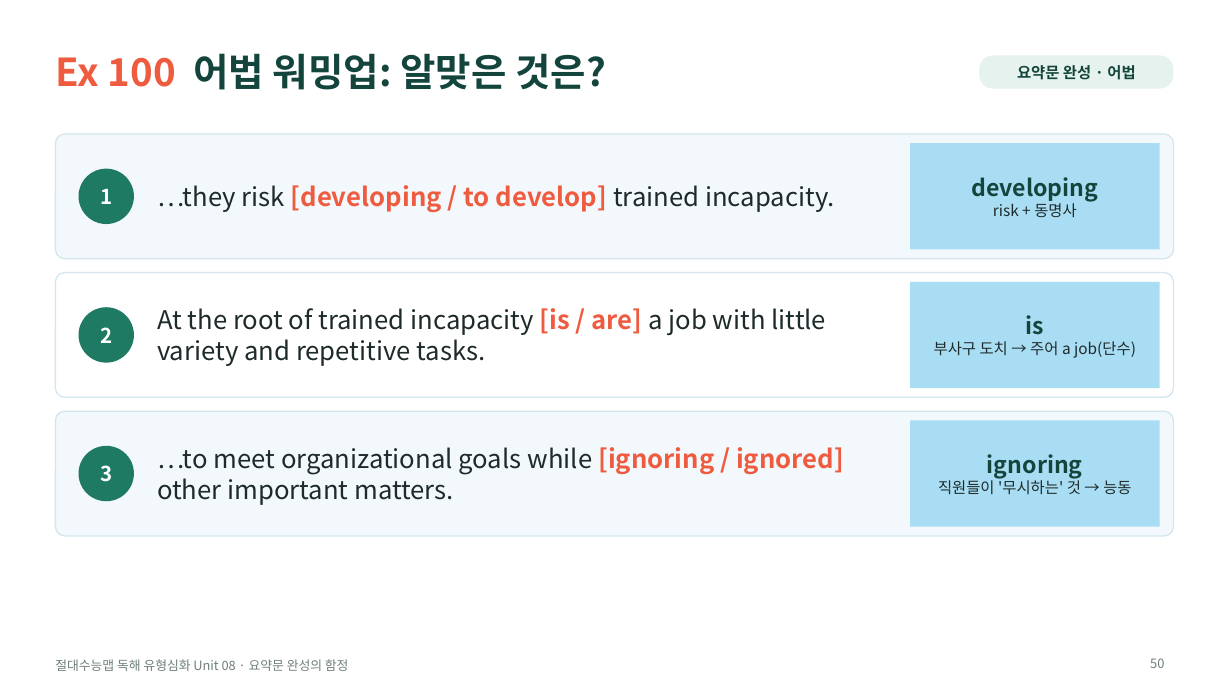
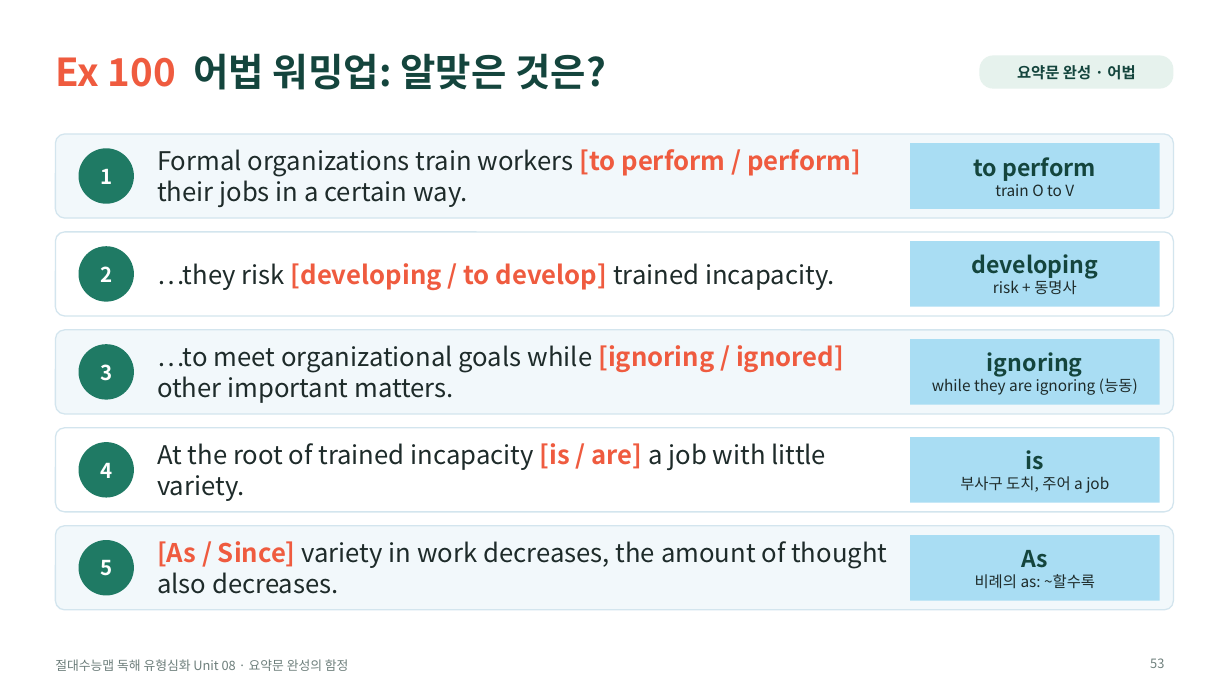
Before and after one commit to HUFSDavid/HUFSDavid, a slide deck: slide 53 of 절대수능맵_독해유형심화_Unit08_수업PPT.pptx (slide 50 before the commit). Drawn at 1232x693 pixels with LibreOffice and Linux fonts; fonts in the diff are those of the drawing. Boxes give left, top, right and bottom in pixels: in the first picture for what was removed or moved away, otherwise in the second. Text is boxed around its words. In the diff, an @@ line names an element or a change of style, - is before the commit and + after.

```diff
--- a/절대수능맵_독해유형심화_Unit08_수업PPT.pptx
+++ b/절대수능맵_독해유형심화_Unit08_수업PPT.pptx
@@ rounded rectangle: place and size @@
-rounded rectangle at (55,134,1174,259)
+rounded rectangle at (55,134,1174,218)
@@ ellipse "1": place and size @@
-ellipse "1" at (79,168,134,224)
+ellipse "1" at (79,148,134,203)
@@ text added at (157,149,861,207), 20 pt, text #1E2B2A @@
+Formal organizations train workers [to perform / perform] their jobs in a certain way.
@@ rectangle added at (910,143,1160,209), fill #A9DDF3, 18 pt, text #14453D, bold @@
+to perform
+train O to V
@@ rounded rectangle: place and size @@
-rounded rectangle at (55,273,1174,397)
+rounded rectangle at (55,232,1174,316)
@@ text "…they risk [developing / to ...": place and size @@
-text "…they risk [developing / to ..." at (157,185,834,212)
+text "…they risk [developing / to ..." at (157,263,834,290)
@@ ellipse "2": place and size @@
-ellipse "2" at (79,308,134,363)
+ellipse "2" at (79,247,134,302)
@@ rectangle "developing": place and size @@
-rectangle "developing" at (910,143,1160,250)
+rectangle "developing" at (910,241,1160,307)
@@ proportions changed in 3 elements at (55,134,1174,218), (55,232,1174,316), (55,330,1174,414) @@
@@ rounded rectangle: place and size @@
-rounded rectangle at (55,411,1174,536)
+rounded rectangle at (55,330,1174,414)
@@ ellipse "3": place and size @@
-ellipse "3" at (79,446,134,502)
+ellipse "3" at (79,345,134,400)
@@ text "…to meet organizational goals while ...": place and size @@
-text "…to meet organizational goals while ..." at (157,447,844,505)
+text "…to meet organizational goals while ..." at (157,345,844,403)
@@ rectangle "ignoring": place and size @@
-rectangle "ignoring" at (910,421,1160,527)
+rectangle "ignoring" at (910,339,1160,405)
@@ text in rectangle at (932,376,1138,395): text changed @@
-직원들이 '무시하는' 것 → 능동
+while they are ignoring (능동)
@@ rounded rectangle added at (55,428,1174,512), fill #FFFFFF, outline #D3E5EE 1 pt @@
@@ ellipse added at (79,443,134,498), fill #1F7A64, 16 pt, text #FFFFFF, bold @@
+4
@@ text at (157,443,827,501): text changed @@
-At the root of trained incapacity [is / are] a job with little variety and repetitive tasks.
+At the root of trained incapacity [is / are] a job with little variety.
@@ rectangle "is": place and size @@
-rectangle "is" at (910,282,1160,388)
+rectangle "is" at (910,437,1160,503)
@@ text in rectangle at (960,476,1109,493): text changed @@
-부사구 도치 → 주어 a job(단수)
+부사구 도치, 주어 a job
@@ rounded rectangle added at (55,526,1174,610), fill #F2F8FB, outline #D3E5EE 1 pt @@
@@ rectangle added at (910,535,1160,601), fill #A9DDF3, 12 pt, text #1E2B2A @@
+As
+비례의 as: ~할수록
@@ ellipse added at (79,540,134,595), fill #1F7A64, 16 pt, text #FFFFFF, bold @@
+5
@@ text added at (157,541,887,594), 20 pt, text #1E2B2A @@
+[As / Since] variety in work decreases, the amount of thought also decreases.
@@ page number at (1150,658,1164,668): text changed @@
-50
+53
```
Also in this commit, not shown: 38 other slides changed, 16 slides added, 15 slides removed, 3 other files.
